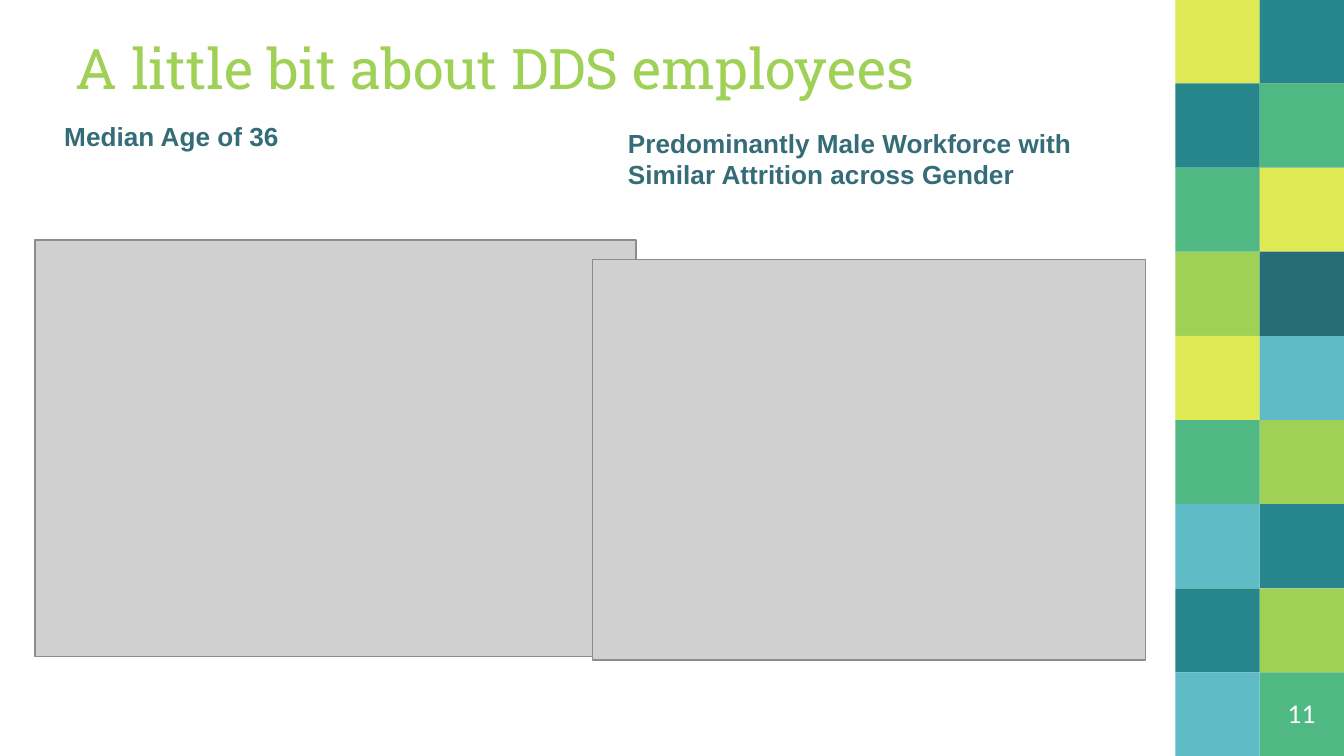
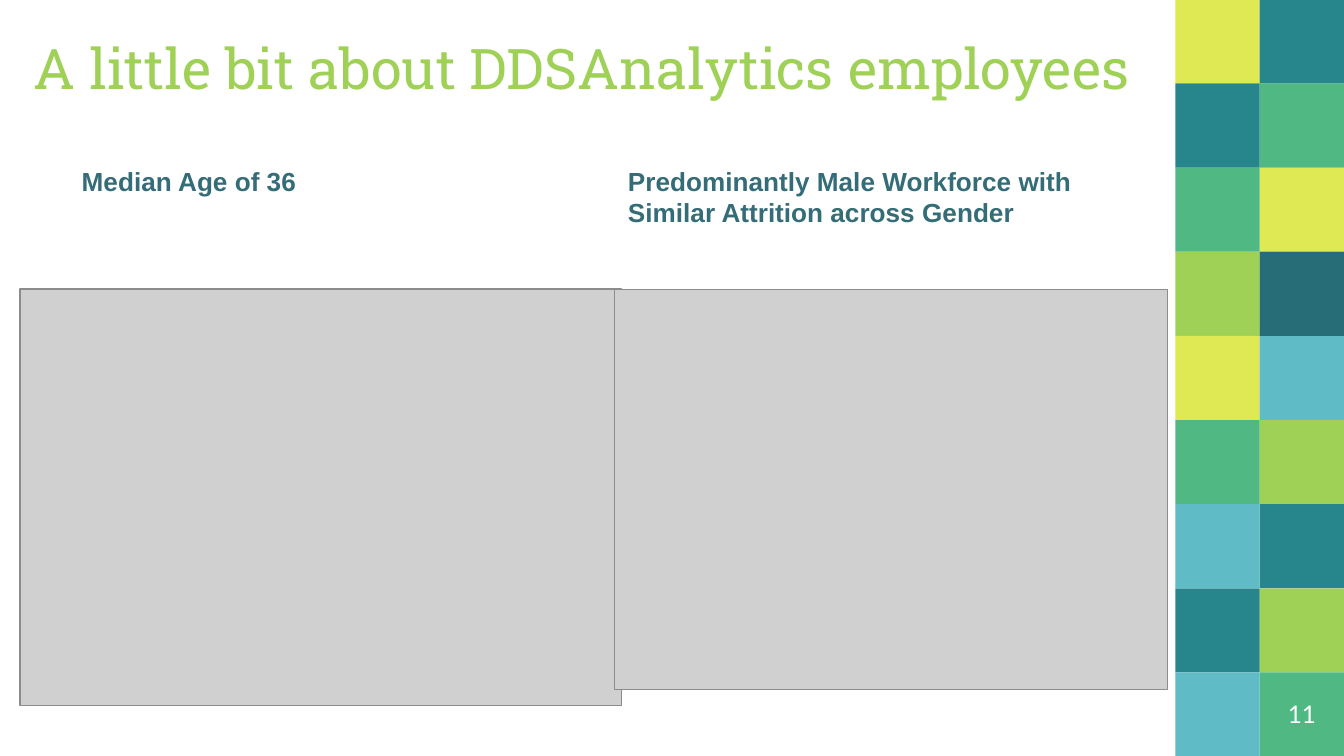
Before and after one commit to ccgraves/DDS-CaseStudy-2, a slide deck: slide 11 of Case_Study_Two.pptx. Drawn at 1344x756 pixels with LibreOffice and Linux fonts; fonts in the diff are those of the drawing; grey boxes stand for pictures. Boxes give left, top, right and bottom in pixels: in the first picture for what was removed or moved away, otherwise in the second. Text is boxed around its words. In the diff, an @@ line names an element or a change of style, - is before the commit and + after.

Commit message:
final final final presentation

```diff
--- a/Case_Study_Two.pptx
+++ b/Case_Study_Two.pptx
@@ title at bbox=[33, 46, 1129, 101]: text changed @@
-A little bit about DDS employees
+A little bit about DDSAnalytics employees
@@ text "Median Age of 36": place and size @@
-text "Median Age of 36" at bbox=[64, 127, 278, 152]
+text "Median Age of 36" at bbox=[82, 172, 296, 197]
@@ text "Predominantly Male Workforce with Similar ...": place and size @@
-text "Predominantly Male Workforce with Similar ..." at bbox=[628, 134, 1071, 185]
+text "Predominantly Male Workforce with Similar ..." at bbox=[628, 172, 1071, 223]
@@ picture: place and size @@
-picture at bbox=[35, 241, 636, 657]
+picture at bbox=[20, 289, 621, 706]
@@ picture: place and size @@
-picture at bbox=[593, 259, 1145, 660]
+picture at bbox=[614, 289, 1167, 689]
```
Also in this commit, not shown: 8 other slides changed.
